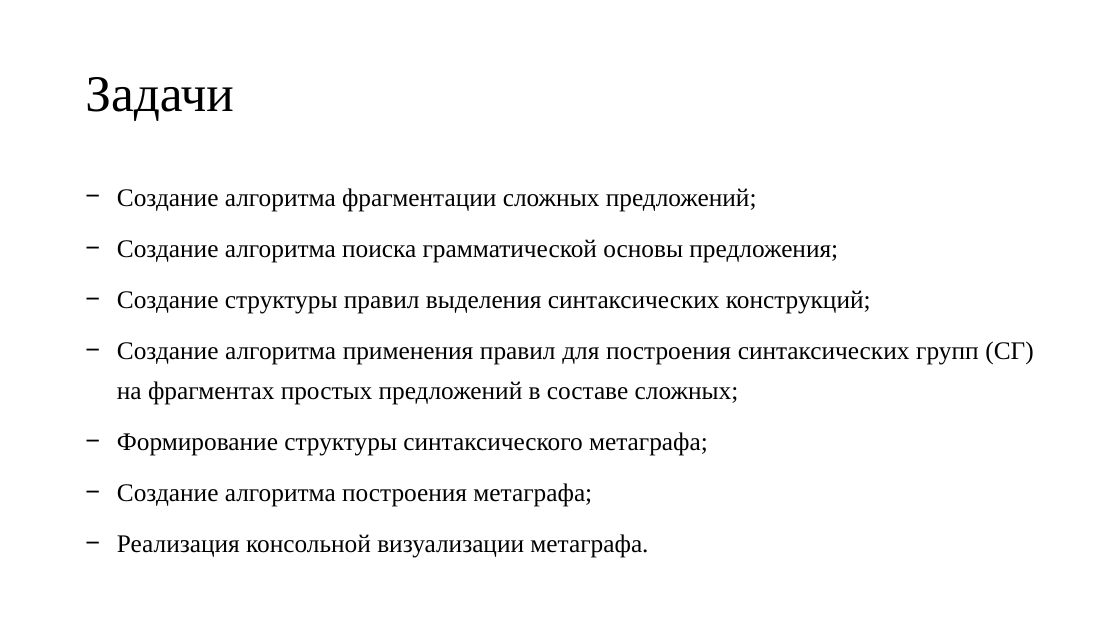
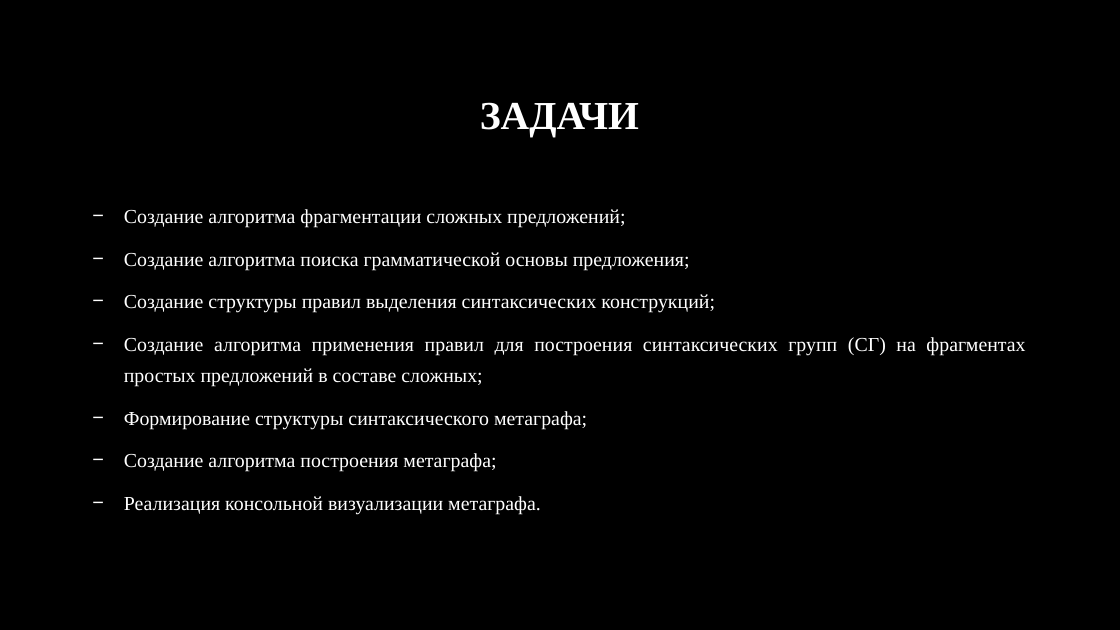
Before and after one commit to DMfananddu/Diploma, a slide deck: slide 3 of Защита диплома.pptx. Drawn at 1120x630 pixels with LibreOffice and Linux fonts; fonts in the diff are those of the drawing; background and template pictures are left out. Boxes give left, top, right and bottom in pixels: in the first picture for what was removed or moved away, otherwise in the second. Text is boxed around its words. In the diff, an @@ line names an element or a change of style, - is before the commit and + after.

```diff
--- a/Защита диплома.pptx
+++ b/Защита диплома.pptx
@@ background #FFFFFF to picture (left out) @@
@@ title at [480, 102, 639, 137]: text changed; size 44 to 34 pt; text colour #000000 to #FFFFFF; bold on @@
-Задачи
+ЗАДАЧИ
@@ text "Создание алгоритма фрагментации сложных предложений;": place and size @@
-text "Создание алгоритма фрагментации сложных предложений;" at [117, 188, 1033, 558]
+text "Создание алгоритма фрагментации сложных предложений;" at [124, 209, 1025, 515]
@@ text "Создание алгоритма фрагментации сложных предложений;" at [124, 209, 1025, 515]: size 21.7 to 17 pt, text colour #000000 to #FFFFFF @@
```
Also in this commit, not shown: 13 other slides changed, 1 slide added, 1 slide removed.
